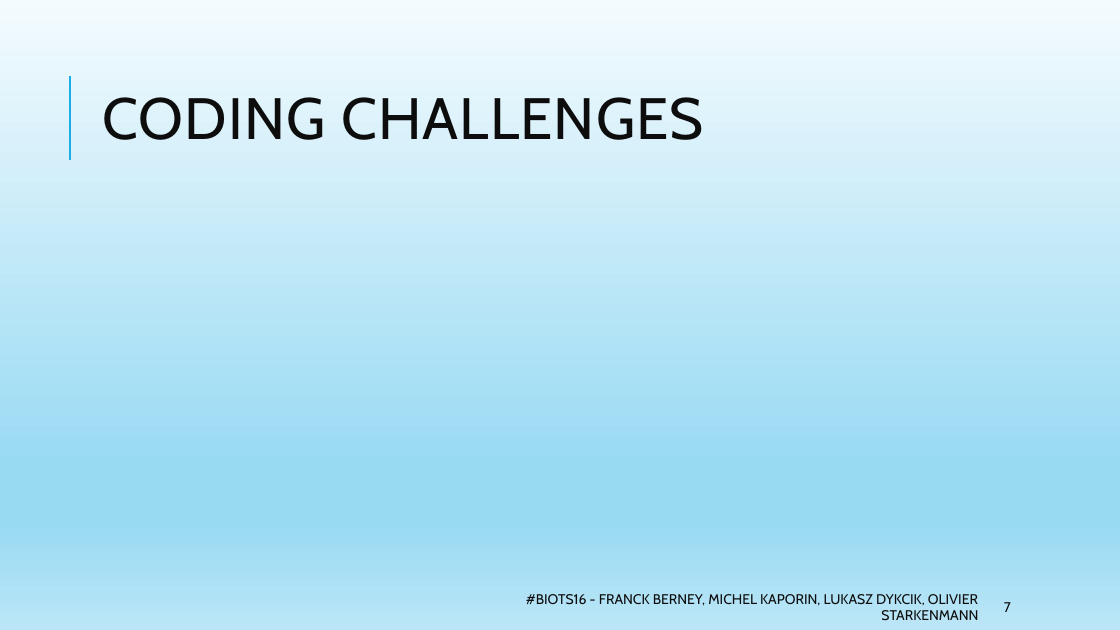
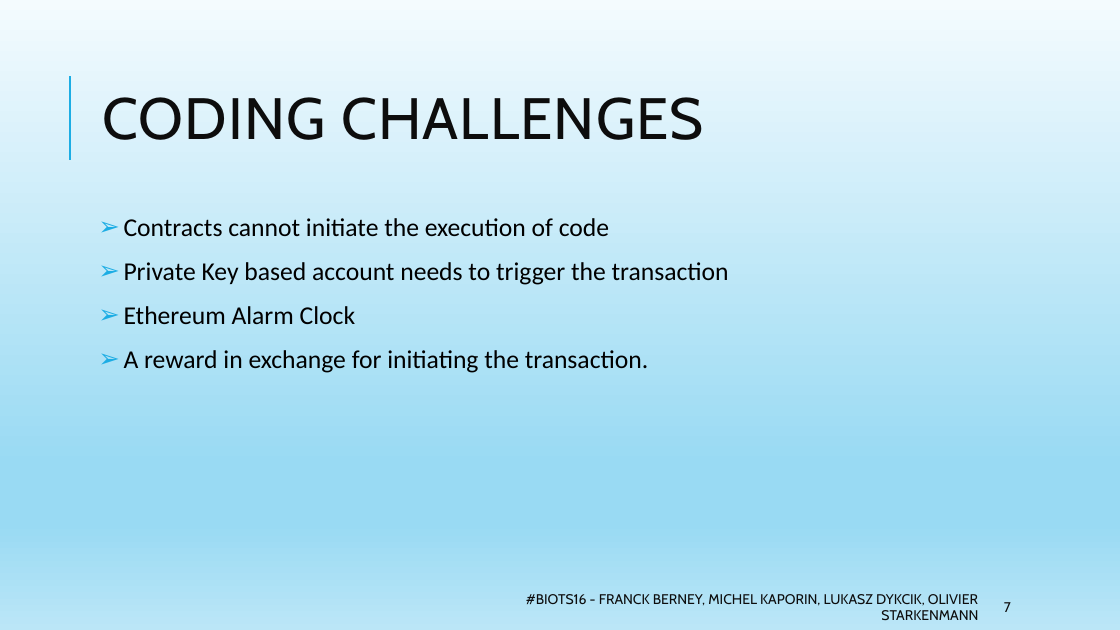
Before and after one commit to Lythium/smartdebit-blockchain, a slide deck: slide 7 of presentation/Direct-Debit-smart-contract.pptx. Drawn at 1120x630 pixels with LibreOffice and Linux fonts; fonts in the diff are those of the drawing. Boxes give left, top, right and bottom in pixels: in the first picture for what was removed or moved away, otherwise in the second. Text is boxed around its words. In the diff, an @@ line names an element or a change of style, - is before the commit and + after.

Commit message:
Fixed contract bug and updated presentation.

```diff
--- a/presentation/Direct-Debit-smart-contract.pptx
+++ b/presentation/Direct-Debit-smart-contract.pptx
@@ text added at (x1=124, y1=218, x2=729, y2=373), 22 pt, text #000000 @@
+➢ Contracts cannot initiate the execution of code
+➢ Private Key based account needs to trigger the transaction
+➢ Ethereum Alarm Clock
+➢ A reward in exchange for initiating the transaction.
```
Also in this commit, not shown: 1 other slide changed, 1 other file.
